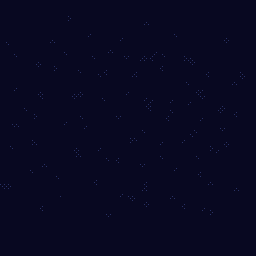
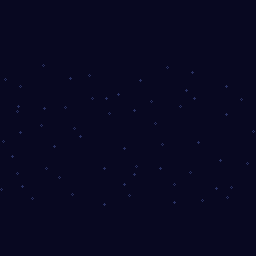
Revision of a layered 256x256 image; what changed, layer by layer:
added layer "Paint Layer 3" above "Paint Layer 2" over left=0, top=16, right=255, bottom=217
hid "Paint Layer 2", opacity 100% → 99% over left=0, top=16, right=255, bottom=217